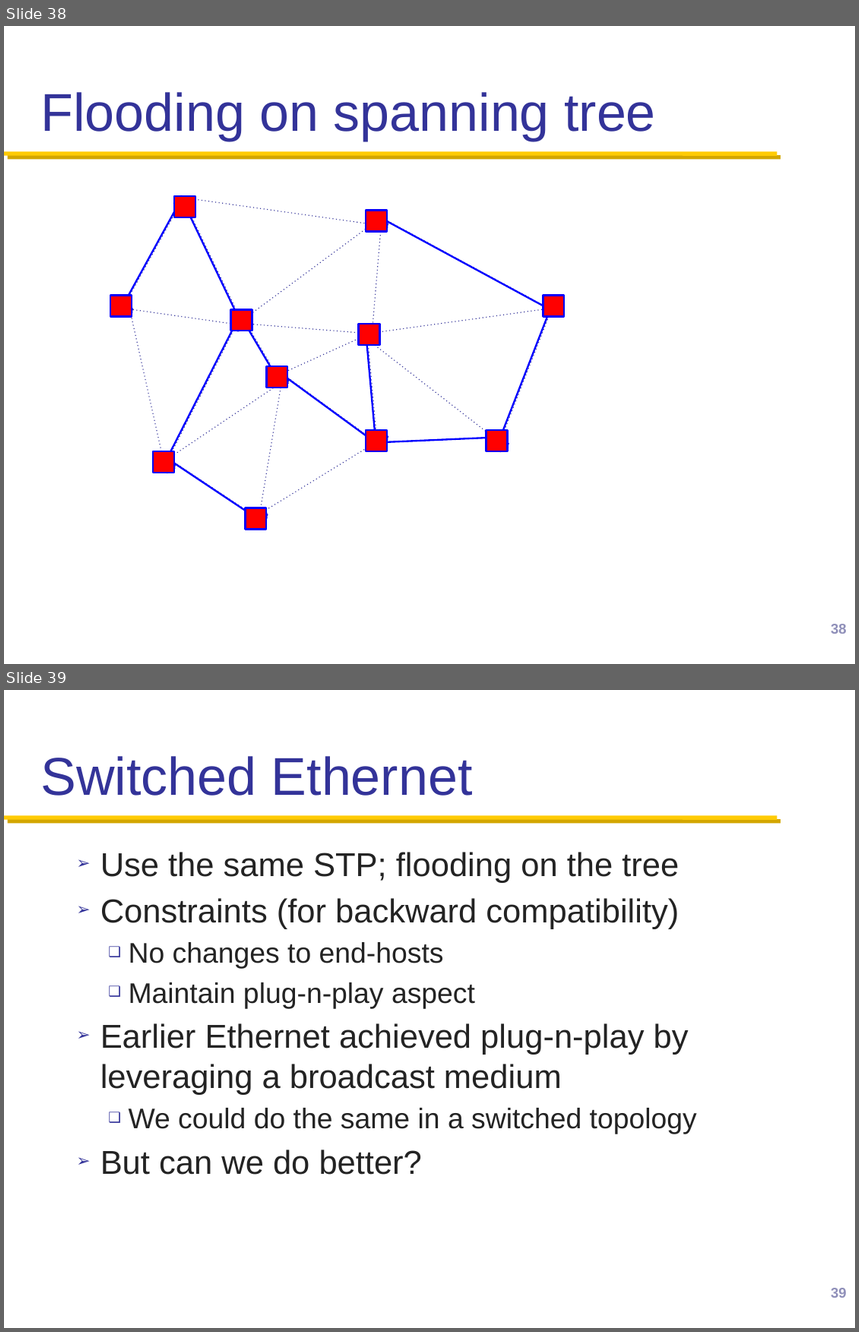
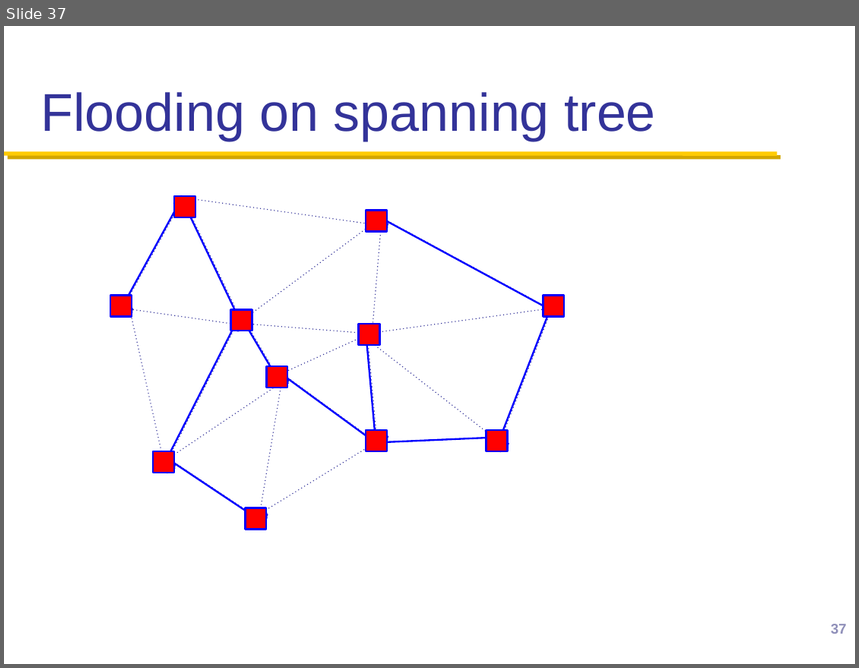
Before and after one commit to henryhxu/CSCI4430-ESTR4120, a slide deck: lec/lec16.pptx. Shown one above the other, each under a label of ours: slides 38 and 39 before the commit, slide 37 after it. The pictures are 859x1332 and 859x668 pixels, drawn with LibreOffice and Linux fonts; fonts in the diff are those of the drawing; background and template pictures are left out. Boxes give left, top, right and bottom in pixels: in the first picture for what was removed or moved away, otherwise in the second. Text is boxed around its words. In the diff, an @@ line names an element or a change of style, - is before the commit and + after.

```diff
--- a/lec/lec16.pptx
+++ b/lec/lec16.pptx
@@ slide 39 removed at (4, 690, 855, 1328), background #FFFFFF; not listed: 1 template element that a slide beside it also shows @@
@@ title removed at (41, 756, 472, 796) @@
-Switched Ethernet
@@ text removed at (101, 852, 697, 1175) @@
-➢ Use the same STP; flooding on the tree
-➢ Constraints (for backward compatibility)
-  ❑ No changes to end-hosts
-  ❑ Maintain plug-n-play aspect
-➢ Earlier Ethernet achieved plug-n-play by leveraging a broadcast medium
-  ❑ We could do the same in a switched topology
-➢ But can we do better?
@@ page number removed at (831, 1288, 847, 1298) @@
-39
@@ what was slide 38 is now slide 37 @@
@@ page number at (831, 624, 847, 634): text changed @@
-38
+37
```
Also in this commit, not shown: 7 slides changed, 3 other slides removed.
